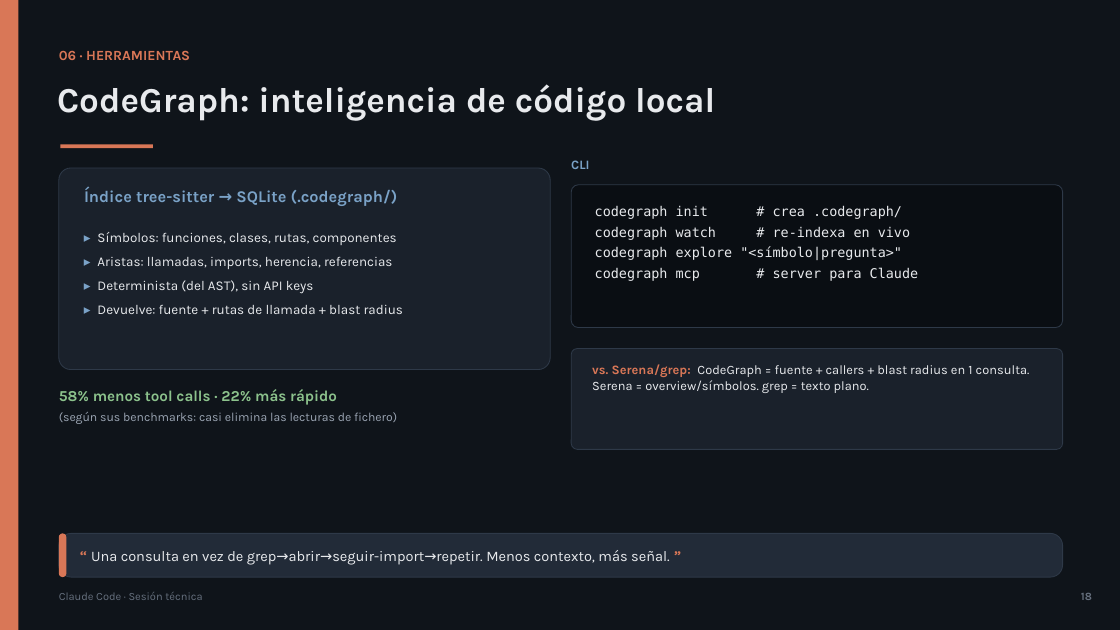
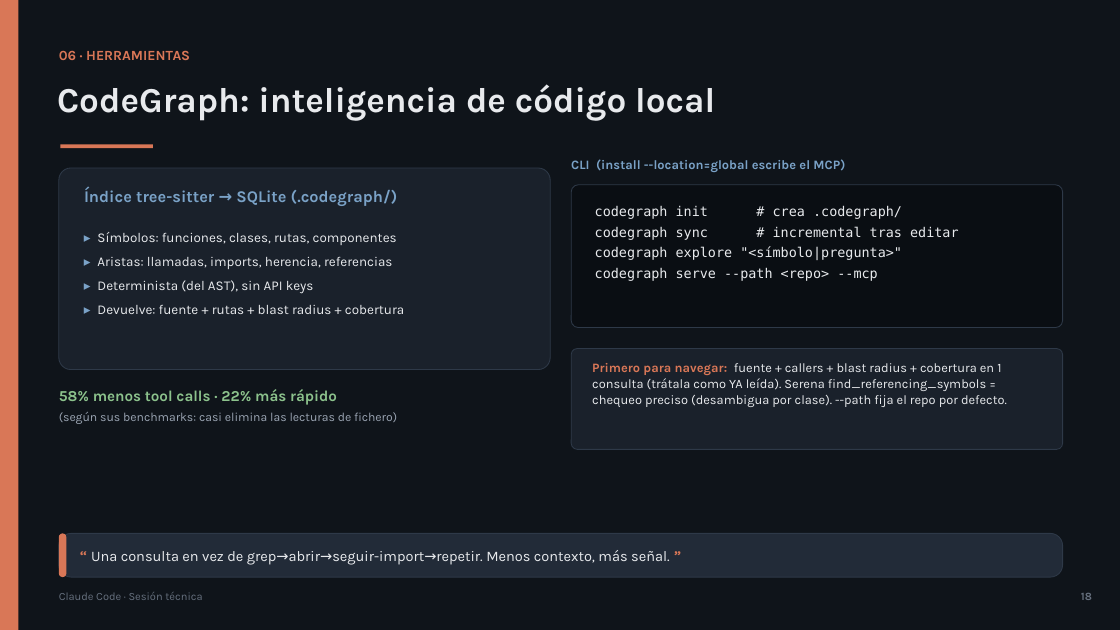
Before and after one commit to olonok69/claude_code_ml_engineer, a slide deck: slide 18 of presentacion/Claude_Code_Presentacion.pptx. Drawn at 1120x630 pixels with LibreOffice and Linux fonts; fonts in the diff are those of the drawing. Boxes give left, top, right and bottom in pixels: in the first picture for what was removed or moved away, otherwise in the second. Text is boxed around its words. In the diff, an @@ line names an element or a change of style, - is before the commit and + after.

```diff
--- a/presentacion/Claude_Code_Presentacion.pptx
+++ b/presentacion/Claude_Code_Presentacion.pptx
@@ text at [571,159,845,172]: text changed @@
-CLI
+CLI (install --location=global escribe el MCP)
@@ text at [595,226,959,240]: text changed @@
-codegraph watch # re-indexa en vivo
+codegraph sync # incremental tras editar
@@ text at [595,267,877,281]: text changed @@
-codegraph mcp # server para Claude
+codegraph serve --path <repo> --mcp
@@ text at [97,305,404,314]: text changed @@
-▸ Devuelve: fuente + rutas de llamada + blast radius
+▸ Devuelve: fuente + rutas + blast radius + cobertura
@@ text at [592,363,1007,407]: text changed @@
-vs. Serena/grep: CodeGraph = fuente + callers + blast radius en 1 consulta. Serena = overview/símbolos. grep = texto plano.
+Primero para navegar: fuente + callers + blast radius + cobertura en 1 consulta (trátala como YA leída). Serena find_referencing_symbols = chequeo preciso (desambigua por clase). --path fija el repo por defecto.
```
Also in this commit, not shown: 2 other slides changed, 7 other files.
